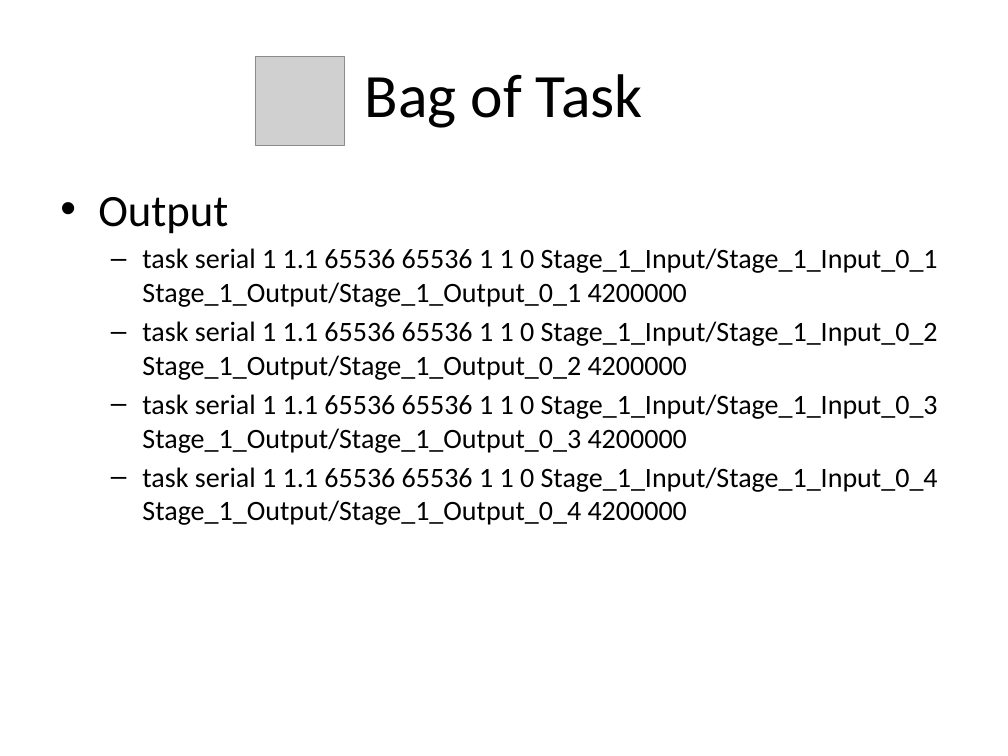
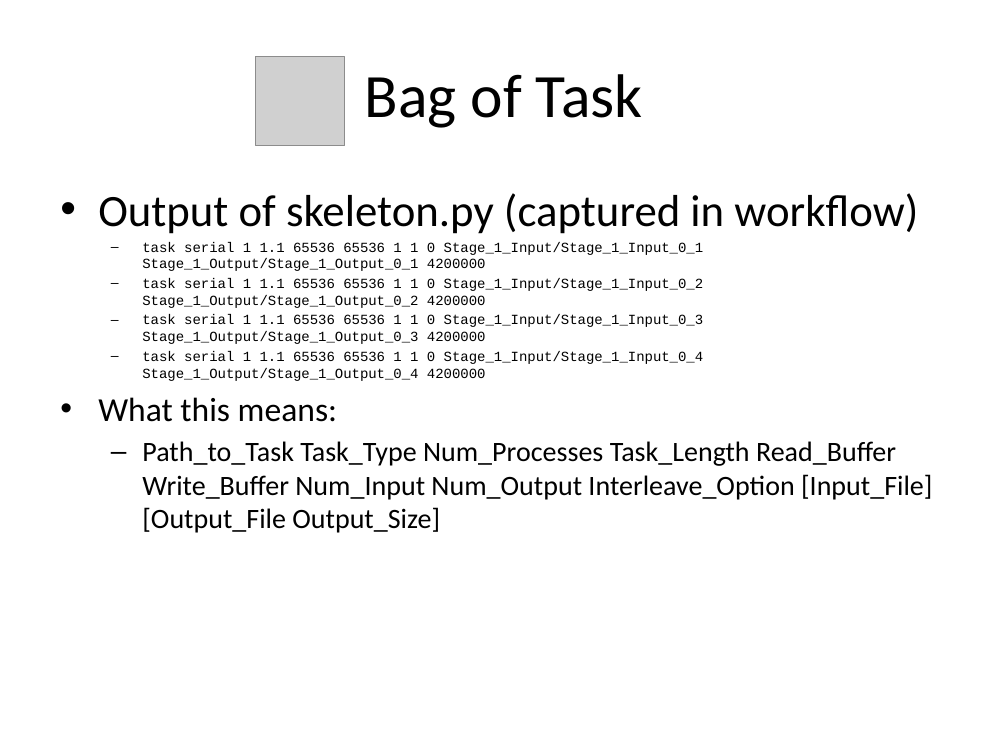
Before and after one commit to applicationskeleton/Skeleton, a slide deck: slide 6 of tutorial/skeleton-tutorial.pptx (slide 4 before the commit). Drawn at 1008x756 pixels with LibreOffice and Linux fonts; fonts in the diff are those of the drawing; grey boxes stand for pictures. Boxes give left, top, right and bottom in pixels: in the first picture for what was removed or moved away, otherwise in the second. Text is boxed around its words. In the diff, an @@ line names an element or a change of style, - is before the commit and + after.

```diff
--- a/tutorial/skeleton-tutorial.pptx
+++ b/tutorial/skeleton-tutorial.pptx
@@ text at [98, 193, 918, 234]: text changed @@
-• Output
+• Output of skeleton.py (captured in workflow)
@@ text at [142, 242, 704, 381]: size 20 to 10 pt, font Calibri to Courier New in "task serial 1 1.1 65536 65536 1 ...", "task serial 1 1.1 65536 65536 1 ...", "task serial 1 1.1 65536 65536 1 ...", "task serial 1 1.1 65536 65536 1 ..."; less space between paragraphs @@
@@ text at [98, 397, 932, 533]: paragraphs added @@
+• What this means:
+  – Path_to_Task Task_Type Num_Processes Task_Length Read_Buffer Write_Buffer Num_Input Num_Output Interleave_Option [Input_File] [Output_File Output_Size]
```
Also in this commit, not shown: 10 other slides changed, 5 slides added, 1 other file.
